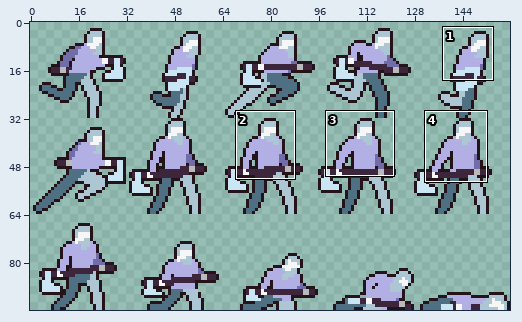
Edited in one commit: sprite sheet (assets/player10.png). The picture above shows the old version from afar; the outline marks the close-up.
Close-up. First the earlier version:
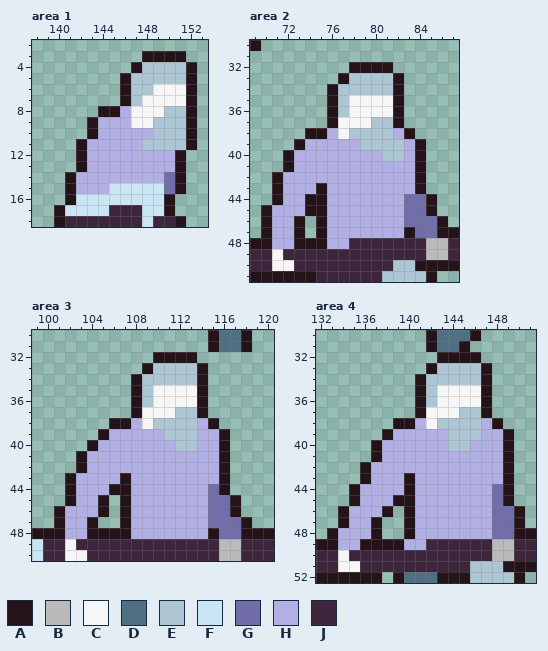
The file is 160x96 pixels. Shown: area 1: x 138..153, y 2..18; area 2: x 69..87, y 30..51; area 3: x 99..120, y 30..50; area 4: x 132..151, y 30..52. The commit also changed other parts of the picture, which this record leaves out.
Palette (. is transparent): A #25131a  B #bababa  C #f6f6f6  D #4f6f82  E #acc6d4  F #cae6f5  G #716da9  H #b2afe5  J #3d253b
Pixels before, area 1, first column x 140:
 3 ........AAAA.
 4 .......AEEEEA
 5 ......AEEEEEA
 6 ......AEECCCA
 7 ......AECCCCA
 8 ....AAHCCCEEA
 9 ...AHHHCCEEEA
10 ...AHHHHHEEEA
11 ..AHHHHHEEEEA
12 ..AHHHHHHHHA.
13 ..AHHHHHHHHA.
14 .AHHHHHHHHGA.
15 .AHHHFFFFFGA.
16 .AFFFFFFFFA..
17 AFFFFJJJFFA..
18 AJJJJJJJFJJA.
Pixels before, area 2, first column x 69:
30 A..................
31 ...................
32 .........AAAA......
33 ........AEEEEA.....
34 .......AEEEEEA.....
35 .......AECCCCA.....
36 .......AECCCCA.....
37 .......ACCCEEA.....
38 .....AAHCEEEEHA....
39 ....AHHHHHEEEEHA...
40 ...AHHHHHHHHEEHA...
41 ...AHHHHHHHHHHHA...
42 ..AHHHHHHHHHHHHA...
43 ..AHHHAHHHHHHHHA...
44 ..AHHAAHHHHHHHGGA..
45 .AHHHAAHHHHHHHGGA..
46 .AHHA.AHHHHHHHGGGA.
47 .AHHA.AHHHHHHHAGGAA
48 AAHHAAAHHJJJJJJJBBJ
49 JJCJJJJJJJJJJJJJBBJ
50 JJCCJJJJJJJJJEEAAAA
51 AAAAAAJJJJJJEEEEA..
Pixels before, area 3, first column x 99:
30 ................ADDA..
31 ................ADDA..
32 ...........AAAA.......
33 ..........AEEEEA......
34 .........AEEEEEA......
35 .........AECCCCA......
36 .........AECCCCA......
37 .........ACCCEEA......
38 .......AAHCEEEEHA.....
39 ......AHHHHHEEEHHA....
40 .....AHHHHHHHEEHHA....
41 ....AHHHHHHHHHHHHA....
42 ....AHHHHHHHHHHHHA....
43 ...AHHHHAHHHHHHHHA....
44 ...AHHHAAHHHHHHHGA....
45 ...AHHA.AHHHHHHHGGA...
46 ..AHHHA.AHHHHHHHGGA...
47 ..AHHA..AHHHHHHHGGGA..
48 AAAHHAAAAHHHHHHHAGGAAA
49 FJJCJJJJJJJJJJJJJBBJJJ
50 FJJCCJJJJJJJJJJJJBBJJJ
Pixels before, area 4, first column x 132:
30 ..........ADDDA.....
31 ..........ADDA......
32 ...........AAAA.....
33 ..........AEEEEA....
34 .........AEEEEEA....
35 .........AECCCCA....
36 .........AECCCCA....
37 .........ACCCEEA....
38 .......AAHCEEEEHA...
39 ......AHHHHHEEEHHA..
40 .....AHHHHHHEEHHHA..
41 .....AHHHHHHHHHHHA..
42 ....AHHHHHHHHHHHHA..
43 ....AHHHAHHHHHHHHA..
44 ...AHHHHAHHHHHHHGA..
45 ...AHHHAAHHHHHHHGA..
46 ..AHHHA.AHHHHHHHGGA.
47 ..AHHA..AHHHHHHHGGA.
48 .AHHHA..AHHHHHHHGGAA
49 AAHHAAAAHHJJJJJJBBJJ
50 JJCJJJJJJJJJJJJJBBJJ
51 JJCCJJJJJJJJJJEEEAAA
52 AAAAAA.ADDDAAAEEEEA.
Once edited:
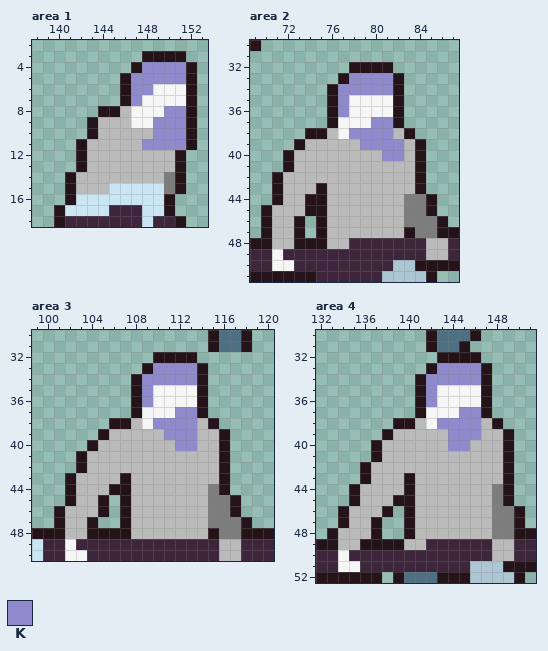
Colours new in this view: K #8e8acb
From old to new:
colour G: #716da9 -> #7d7d7d
Changed rows in their new state; - is a pixel that keeps its letter.
Area 1:
first column x 142:
 4 ------KKKK
 5 -----KKKKK
 6 -----KK---
 7 -----K----
 8 ----B---KK
 9 --BBB--KKK
10 --BBBBBKKK
11 -BBBBBKKKK
12 -BBBBBBBB-
13 -BBBBBBBB-
14 BBBBBBBB--
15 BBB-------
Area 2:
first column x 71:
33 -------KKKK--
34 ------KKKKK--
35 ------K------
36 ------K------
37 ---------KK--
38 -----B-KKKKB-
39 ---BBBBBKKKKB
40 --BBBBBBBBKKB
41 --BBBBBBBBBBB
42 -BBBBBBBBBBBB
43 -BBB-BBBBBBBB
44 -BB--BBBBBBB-
45 BBB--BBBBBBB-
46 BB---BBBBBBB-
47 BB---BBBBBBB-
48 BB---BB------
Area 3:
first column x 102:
33 --------KKKK--
34 -------KKKKK--
35 -------K------
36 -------K------
37 ----------KK--
38 ------B-KKKKB-
39 ----BBBBBKKKBB
40 ---BBBBBBBKKBB
41 --BBBBBBBBBBBB
42 --BBBBBBBBBBBB
43 -BBBB-BBBBBBBB
44 -BBB--BBBBBBB-
45 -BB---BBBBBBB-
46 BBB---BBBBBBB-
47 BB----BBBBBBB-
48 BB----BBBBBBB-
Area 4:
first column x 134:
33 ---------KKKK--
34 --------KKKKK--
35 --------K------
36 --------K------
37 -----------KK--
38 -------B-KKKKB-
39 -----BBBBBKKKBB
40 ----BBBBBBKKBBB
41 ----BBBBBBBBBBB
42 ---BBBBBBBBBBBB
43 ---BBB-BBBBBBBB
44 --BBBB-BBBBBBB-
45 --BBB--BBBBBBB-
46 -BBB---BBBBBBB-
47 -BB----BBBBBBB-
48 BBB----BBBBBBB-
49 BB----BB-------
